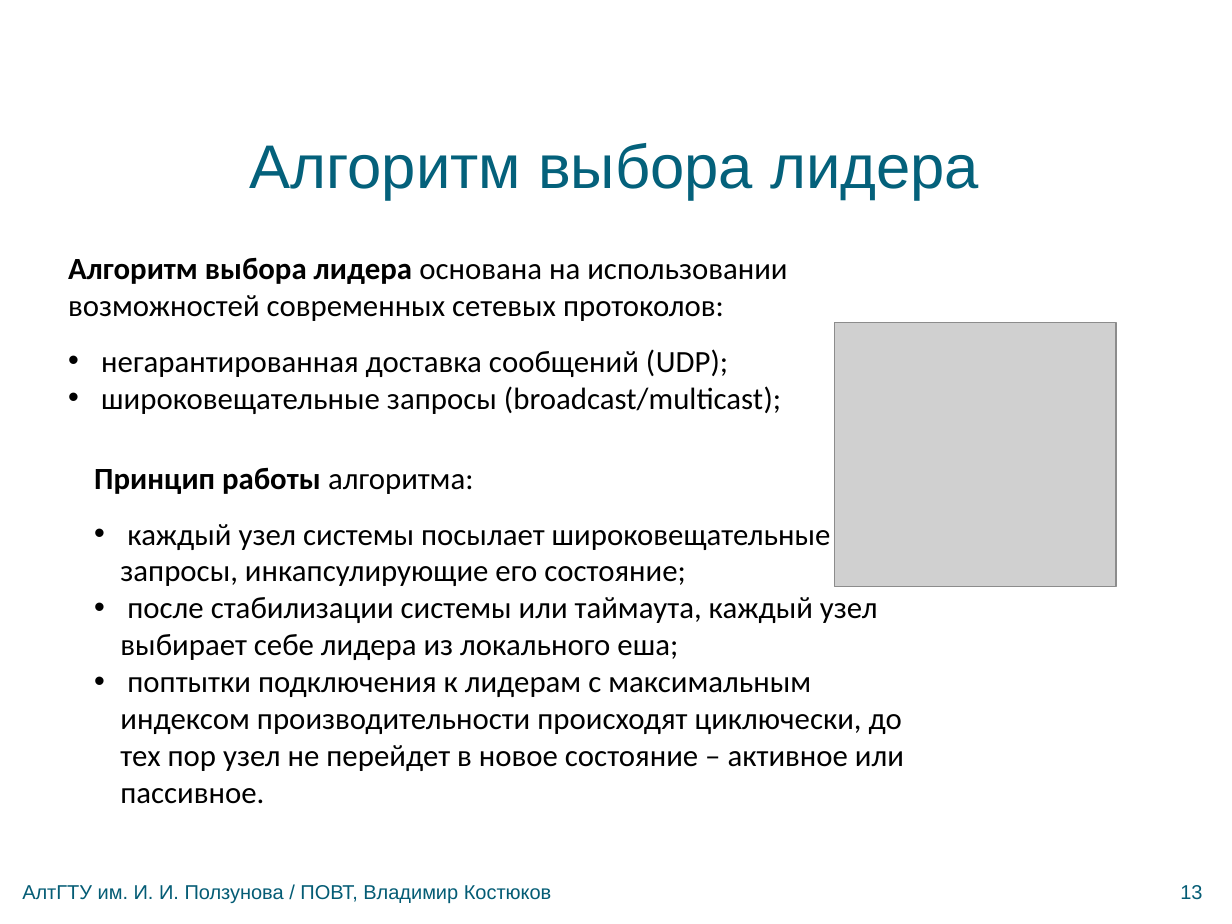
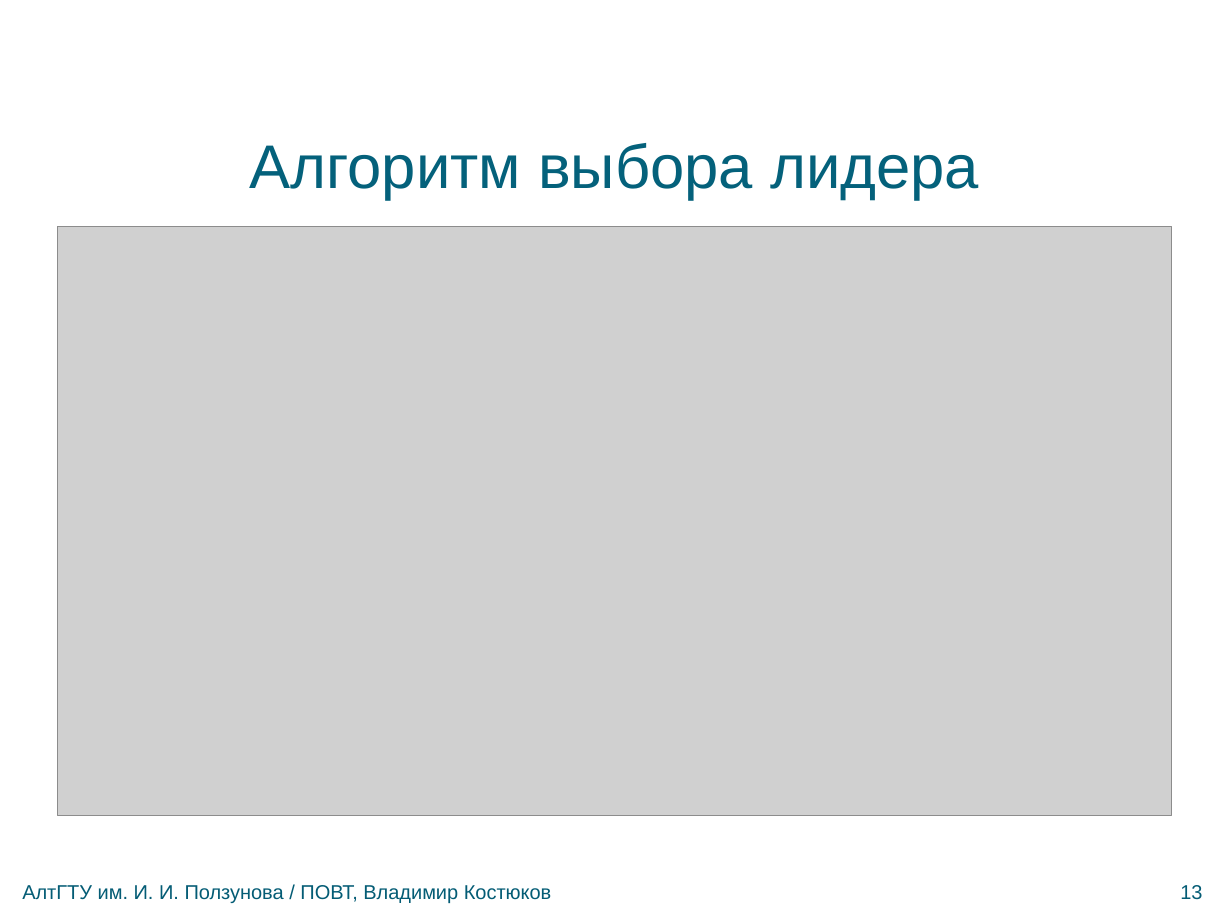
Before and after one commit to bluerain/snoopy, a slide deck: slide 13 of diploma/trunk/ppt/kostyukov.pptx. Drawn at 1232x924 pixels with LibreOffice and Linux fonts; fonts in the diff are those of the drawing; grey boxes stand for pictures; background and template pictures are left out. Boxes give left, top, right and bottom in pixels: in the first picture for what was removed or moved away, otherwise in the second. Text is boxed around its words. In the diff, an @@ line names an element or a change of style, - is before the commit and + after.

```diff
--- a/diploma/trunk/ppt/kostyukov.pptx
+++ b/diploma/trunk/ppt/kostyukov.pptx
@@ picture added at [58, 226, 1172, 815] @@
@@ text removed at [68, 257, 787, 414] @@
-Алгоритм выбора лидера основана на использовании возможностей современных сетевых протоколов:
-• негарантированная доставка сообщений (UDP);
-• широковещательные запросы (broadcast/multicast);
@@ picture removed at [834, 323, 1116, 588] @@
@@ text removed at [94, 467, 904, 771] @@
-Принцип работы алгоритма:
-• каждый узел системы посылает широковещательные запросы, инкапсулирующие его состояние;
-• после стабилизации системы или таймаута, каждый узел выбирает себе лидера из локального еша;
-• поптытки подключения к лидерам с максимальным индексом производительности происходят циключески, до тех пор узел не перейдет в новое состояние – активное или пассивное.
```
Also in this commit, not shown: 5 other slides changed.
